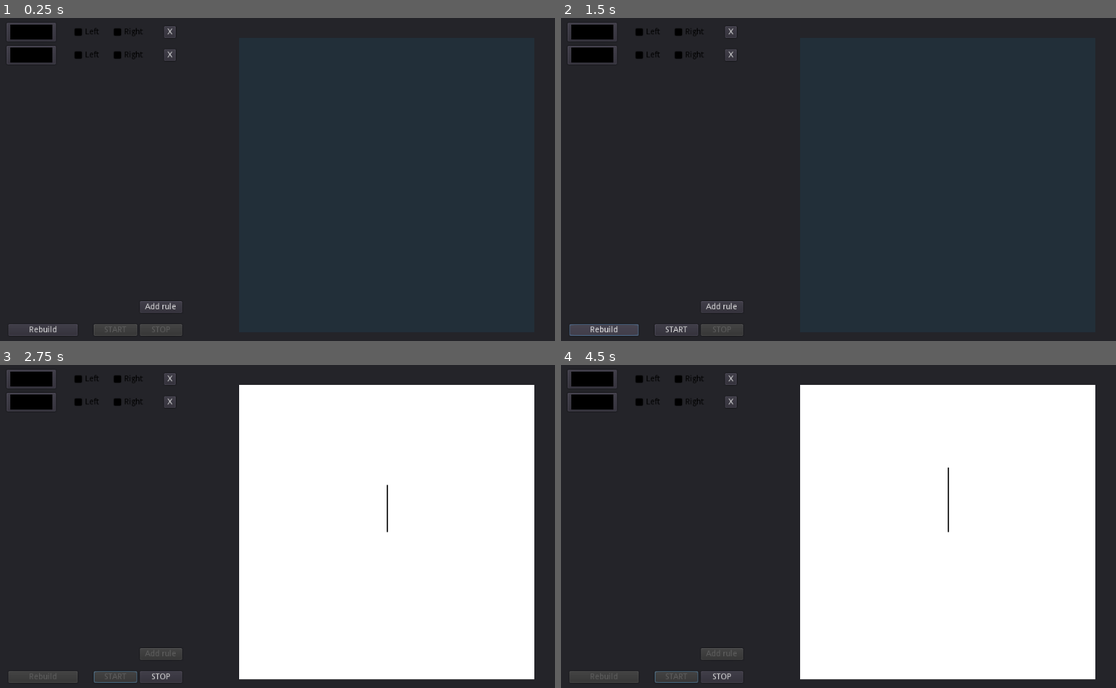
Above: before the commit, frames 1-4 (two rows, left to right).
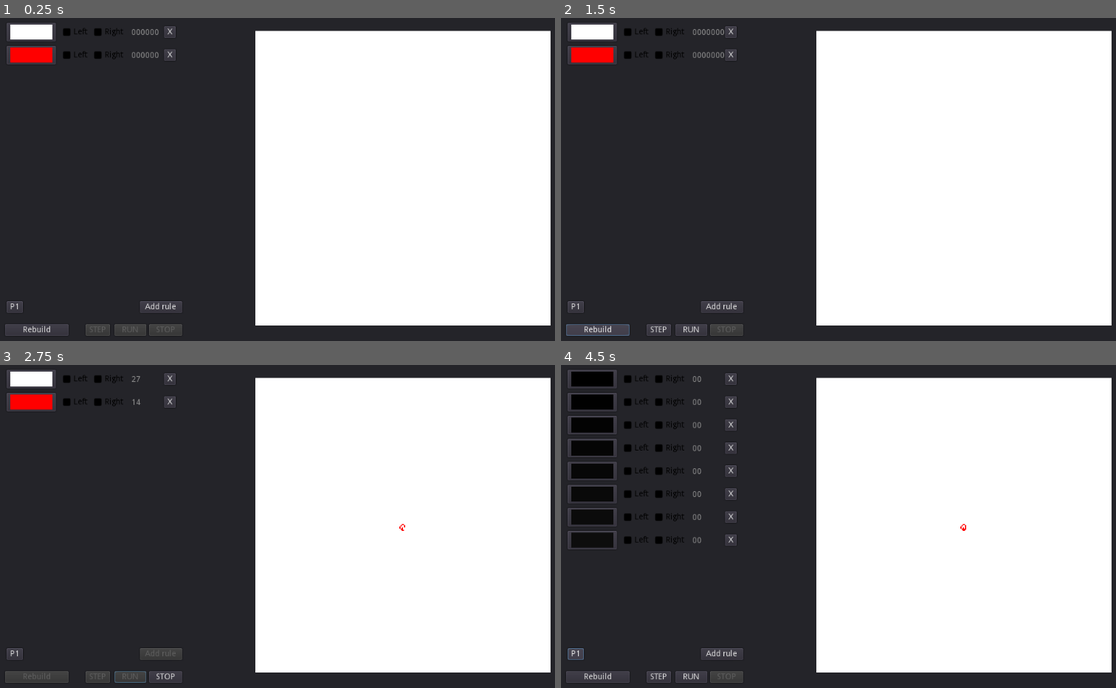
Above: after the commit, the same moments.

Repository: AndyGFX/AGFX_GD3_AntMovement_SIM
Game: Godot game, scene res://MAIN.tscn
Two runs of this game, one before a commit and one after it. Both use one fixed random seed, a clock stepped at 60 frames per second and the inputs below.
Inputs (mouse positions are in pixels of both pictures, inside the frame that each line leads up to):
- Up to frame 1 (0.25 s): no input
- Up to frame 2 (1.5 s): click "X" at 0.5 s; click "Rebuild" at 1.25 s
- Up to frame 3 (2.75 s): click "START" (after the commit: "RUN") at 2 s
- Up to frame 4 (4.5 s): click "STOP" at 2.75 s; click (660, 678) at 3.5 s, where only the run after the commit has a clickable "STEP"; click (577, 652) at 4.25 s, where only the run after the commit has a clickable "P1"

The runs differ from the first frame. In frame 1, 50% of the frame differs, in the area x 0-100%, y 2-99%; in frame 2, 50%; in frame 3, 9.0%; in frame 4, 12%.

Commit message:
Finished movement

Diff:
--- a/MAIN.gd
+++ b/MAIN.gd
@@ -9,30 +9,42 @@
 var paint:Image
 var render:bool = false;
 var sim_step:int = 0
+var itex = ImageTexture.new()
 
 enum eDirection { TO_LEFT = -1, STOP = 0,TO_RIGHT=1 }
 func _ready():
 
-	self.itemList = $Panel/ScrollContainer/ItemList
+	self.itemList = get_node("Panel-control/ScrollContainer/ItemList")
 	self.paint = Image.new()
 	self.paint.create(256,256,false,Image.FORMAT_RGBA8)
 
+	get_node("Panel-control/ScrollContainer/ItemList/RuleItem 0/ColorPickerButton").color = Color.white
+	get_node("Panel-control/ScrollContainer/ItemList/RuleItem 1/ColorPickerButton").color = Color.red
+
+	get_node("Panel-control/ScrollContainer/ItemList/RuleItem 0/CheckBox-R").pressed = true
+	get_node("Panel-control/ScrollContainer/ItemList/RuleItem 1/CheckBox-L").pressed = true
+
 	$"Panel-control/Button-START".disabled = true
 	$"Panel-control/Button-STOP".disabled = true
+	$"Panel-control/Button-STEP".disabled = true
+
 
 	self.ResetSim()
+	self.UpdateTexture()
 
 	pass
 
 func _process(delta):
 	if (self.render):
+
+		self.UpdateTexture()
 		self.SimStep()
-		var itex = ImageTexture.new()
-		itex.create_from_image(self.paint,0)
-		$Panel/AntArena.set_texture(itex)
 
 
 	pass
+func UpdateTexture():
+	self.itex.create_from_image(self.paint,0)
+	$Panel/AntArena.set_texture(itex)
 
 func RenameItems():
 	var id = 0
@@ -50,7 +62,7 @@
 	var tmp = self.move_vector.x
 	self.move_vector.x = -self.move_vector.y
 	self.move_vector.y = tmp
-	print(self.move_vector)
+
 
 func _on_ButtonBUILD_pressed():
 
@@ -60,6 +72,9 @@
 
 	for id in range(0,get_node("Panel-control/ScrollContainer/ItemList").get_child_count()):
 		var item = get_node("Panel-control/ScrollContainer/ItemList/Item "+String(id))
+
+		item.get_node("LabelUse").text = "0000000"
+
 		var color = item.get_node("ColorPickerButton").get_pick_color()
 		var direction = eDirection.STOP
 		var dir_L = item.get_node("CheckBox-L").pressed
@@ -75,20 +90,26 @@
 		rule["ID"] = id
 		rule["Color"] = color
 		rule["Direction"] = direction
+		rule["Call"] = 0
 		rules_loop.append(rule)
 		print(rule)
 
 	$"Panel-control/Button-START".disabled = false
+	$"Panel-control/Button-STEP".disabled = false
+
+	self.ResetSim()
+
 	pass # Replace with function body.
 
 
 func _on_ButtonSTART_pressed():
-	self.ResetSim()
+
 	self.render = true
 	$"Panel-control/Button-START".disabled = true
 	$"Panel-control/Button-STOP".disabled = false
 	$"Panel-control/Button-BUILD".disabled = true
 	$"Panel-control/Button-ADD".disabled = true
+	$"Panel-control/Button-STEP".disabled = true
 	pass # Replace with function body.
 
 func _on_ButtonADD_pressed():
@@ -106,6 +127,7 @@
 	$"Panel-control/Button-STOP".disabled = true
 	$"Panel-control/Button-BUILD".disabled = false
 	$"Panel-control/Button-ADD".disabled = false
+	$"Panel-control/Button-STEP".disabled = false
 	self.render = false
 	pass # Replace with function body.
 
@@ -129,12 +151,16 @@
 	if (ant_pos.x>0 and ant_pos.x<256 and ant_pos.y>0 and ant_pos.y<256):
 
 #		var idx = self.sim_step % self.rules_loop.size()
-#		self.sim_step += 1
+		self.sim_step += 1
 
 		# get direction for current color
 		var current_ant_pos = self.ant_pos
+		self.paint.lock()
 		var pixel_color = self.paint.get_pixel(current_ant_pos.x,current_ant_pos.y)
+		self.paint.unlock()
 		var rule = self.GetRuleID(pixel_color)
+		rule["Call"] +=1
+		get_node("Panel-control/ScrollContainer/ItemList/"+rule["Name"]+"/LabelUse").text = String(rule["Call"])
 
 		match rule["Direction"]:
 			eDirection.TO_LEFT: self.TurnLeft()
@@ -142,14 +168,40 @@
 
 		self.ant_pos = self.ant_pos + self.move_vector
 
-		# get color to change current pixel position
+		# get new color to change current pixel position
 		var idx = (rule["ID"]+1) % self.rules_loop.size()
 		var new_color = self.rules_loop[idx]["Color"]
 
+		# set new color on current ant position
 		self.paint.lock()
-		self.paint.set_pixel(self.ant_pos.x,self.ant_pos.y,new_color)
+		self.paint.set_pixel(current_ant_pos.x,current_ant_pos.y,new_color)
 		self.paint.unlock()
 
 	else:
-
 		self.render = false
+
+
+
+func _on_ButtonSTEP_pressed():
+	self.UpdateTexture()
+	self.SimStep()
+
+func _on_ButtonP1_pressed():
+	print("PPP")
+
+	for id in range(2,8):
+		var new_rule = item_tmp.instance()
+		var new_itemName = "RuleItem "+String(get_node("Panel-control/ScrollContainer/ItemList").get_child_count()-1)
+		new_rule.name = new_itemName
+		get_node("Panel-control/ScrollContainer/ItemList").add_child(new_rule)
+
+	RenameItems()
+
+	for id in range(0,get_node("Panel-control/ScrollContainer/ItemList").get_child_count()):
+		var item = get_node("Panel-control/ScrollContainer/ItemList/Item "+String(id))
+
+		item.get_node("LabelUse").text = "00"
+		var color = 0.0625/8.0*float(id)
+		item.get_node("ColorPickerButton").color = Color(color,color,color,1)
+
+	pass # Replace with function body.
--- a/MAIN.tscn
+++ b/MAIN.tscn
@@ -31,18 +31,18 @@
 margin_right = 0.0
 
 [node name="Button-BUILD" type="Button" parent="Panel-control"]
-margin_left = 16.0
+margin_left = 10.0
 margin_top = 544.0
-margin_right = 136.0
+margin_right = 120.0
 margin_bottom = 564.0
 text = "Rebuild"
 
 [node name="Button-START" type="Button" parent="Panel-control"]
-margin_left = 164.0
+margin_left = 200.0
 margin_top = 544.0
-margin_right = 239.0
+margin_right = 255.0
 margin_bottom = 564.0
-text = "START"
+text = "RUN"
 
 [node name="Button-ADD" type="Button" parent="Panel-control"]
 margin_left = 244.0
@@ -52,24 +52,40 @@
 text = "Add rule"
 
 [node name="Button-STOP" type="Button" parent="Panel-control"]
-margin_left = 244.0
+margin_left = 260.0
 margin_top = 544.0
 margin_right = 317.0
 margin_bottom = 564.0
 text = "STOP"
 
+[node name="Button-STEP" type="Button" parent="Panel-control"]
+margin_left = 150.0
+margin_top = 544.0
+margin_right = 192.0
+margin_bottom = 564.0
+text = "STEP"
+
+[node name="Button-P1" type="Button" parent="Panel-control"]
+margin_left = 13.0
+margin_top = 504.0
+margin_right = 40.0
+margin_bottom = 524.0
+text = "P1"
+
 [node name="Panel" type="Panel" parent="."]
+editor/display_folded = true
 margin_left = 336.0
 margin_right = 1024.0
 margin_bottom = 600.0
 
 [node name="AntArena" type="Sprite" parent="Panel"]
-position = Vector2( 80, 46 )
+position = Vector2( 364, 290 )
 scale = Vector2( 2, 2 )
 texture = ExtResource( 3 )
-centered = false
 
 [connection signal="pressed" from="Panel-control/Button-BUILD" to="." method="_on_ButtonBUILD_pressed"]
 [connection signal="pressed" from="Panel-control/Button-START" to="." method="_on_ButtonSTART_pressed"]
 [connection signal="pressed" from="Panel-control/Button-ADD" to="." method="_on_ButtonADD_pressed"]
 [connection signal="pressed" from="Panel-control/Button-STOP" to="." method="_on_ButtonSTOP_pressed"]
+[connection signal="pressed" from="Panel-control/Button-STEP" to="." method="_on_ButtonSTEP_pressed"]
+[connection signal="pressed" from="Panel-control/Button-P1" to="." method="_on_ButtonP1_pressed"]
--- a/Prefabs/ItemTemplate/RuleItem.gd
+++ b/Prefabs/ItemTemplate/RuleItem.gd
@@ -24,7 +24,7 @@
 
 	var id = 0
 	for item in get_parent().get_children():
-		print(item.name)
+
 		item.name = "Item "+String(id)
 		id=id+1
 
--- a/Prefabs/ItemTemplate/RuleItem.tscn
+++ b/Prefabs/ItemTemplate/RuleItem.tscn
@@ -12,18 +12,19 @@
 margin_top = 4.0
 margin_right = 89.0
 margin_bottom = 36.0
+color = Color( 1, 1, 1, 1 )
 
 [node name="CheckBox-L" type="CheckBox" parent="."]
-margin_left = 116.0
+margin_left = 95.9069
 margin_top = 8.0
-margin_right = 168.0
+margin_right = 147.907
 margin_bottom = 32.0
 text = "Left"
 
 [node name="CheckBox-R" type="CheckBox" parent="."]
-margin_left = 184.0
+margin_left = 150.0
 margin_top = 8.0
-margin_right = 244.0
+margin_right = 210.0
 margin_bottom = 32.0
 text = "Right"
 
@@ -34,6 +35,14 @@
 margin_bottom = 30.0
 text = "X"
 
+[node name="LabelUse" type="Label" parent="."]
+margin_left = 220.0
+margin_top = 14.0
+margin_right = 270.0
+margin_bottom = 28.0
+custom_colors/font_color = Color( 0.568627, 0.568627, 0.568627, 1 )
+text = "000000"
+
 [connection signal="pressed" from="CheckBox-L" to="." method="_on_CheckBoxL_pressed"]
 [connection signal="pressed" from="CheckBox-R" to="." method="_on_CheckBoxR_pressed"]
 [connection signal="pressed" from="Button" to="." method="_on_Button_pressed"]
